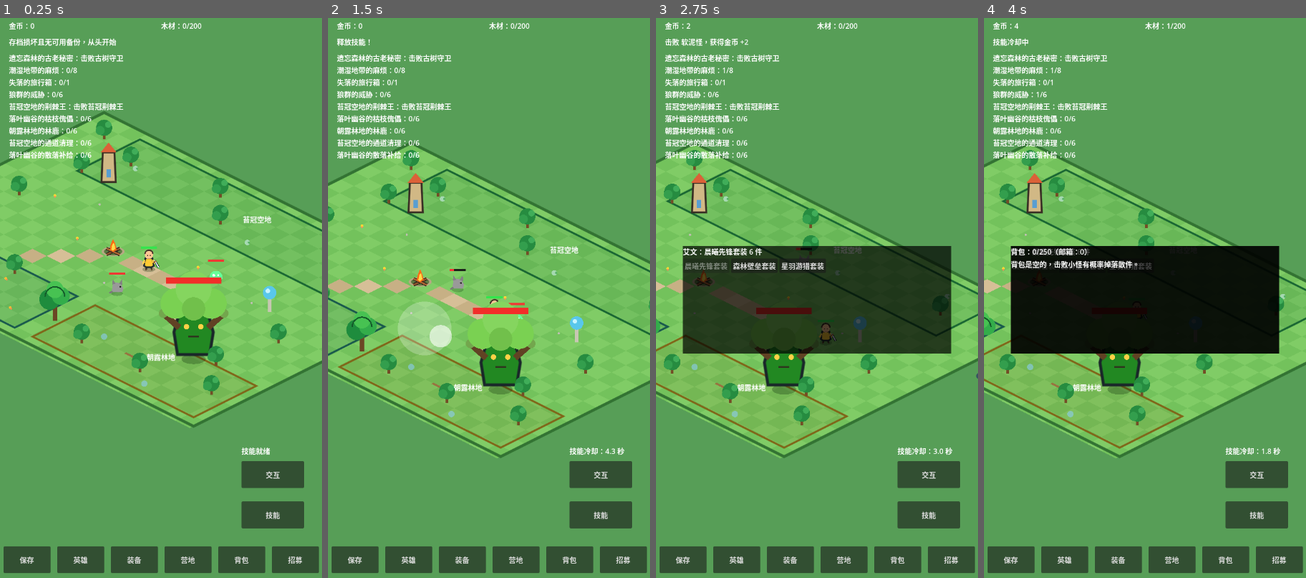
Above: before the commit, frames 1-4 (left to right).
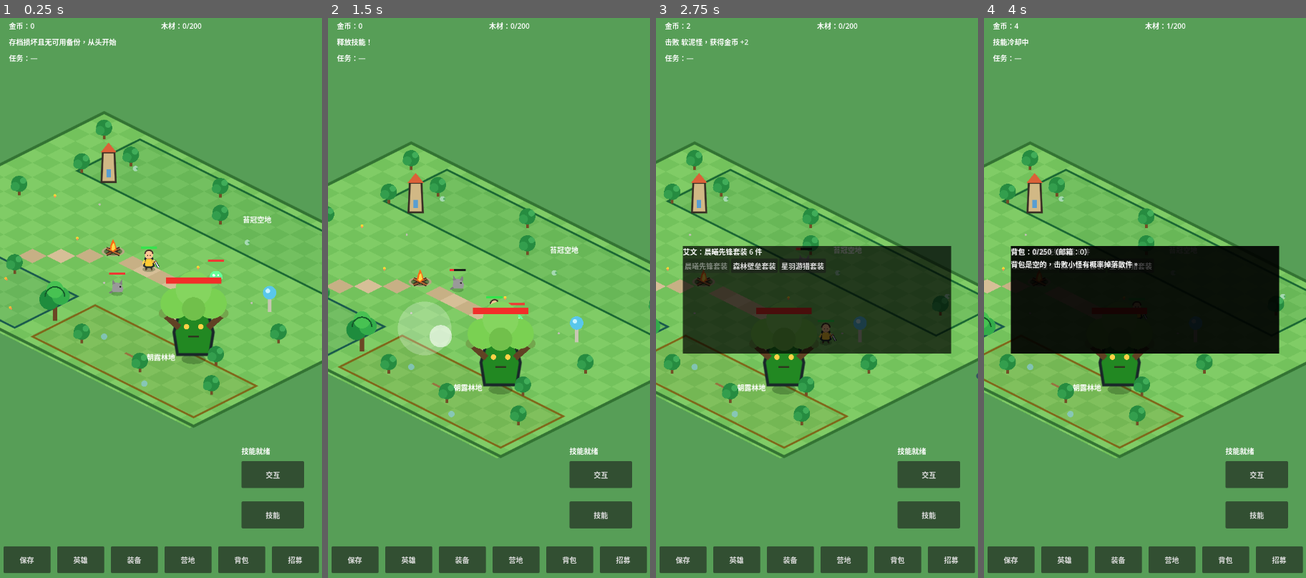
Above: after the commit, the same moments.

Repository: oneyi53/game
Game: Godot game, scene res://scenes/main.tscn
Two runs of this game, one before a commit and one after it. Both use one fixed random seed, a clock stepped at 60 frames per second and the inputs below.
Inputs (mouse positions are in pixels of both pictures, inside the frame that each line leads up to):
- Up to frame 1 (0.25 s): no input
- Up to frame 2 (1.5 s): tap Enter at 0.5 s; move the mouse to (559, 270) at 0.52 s; hold Right (ui_right) 0.53-1.25 s; tap E at 0.6 s; click (559, 270) at 0.67 s; tap Space at 0.77 s; drag from (424, 326) to (598, 410) at 1.27 s
- Up to frame 3 (2.75 s): move the mouse to (849, 174) at 2.02 s; hold Right (ui_right) from 2.03 s (still down); tap Q at 2.1 s
- Up to frame 4 (4 s): release Right (ui_right) at 2.75 s; drag from (1128, 415) to (1048, 214) at 2.77 s; move the mouse to (1241, 387) at 3.52 s; hold Left (ui_left) from 3.53 s (still down); tap B at 3.6 s; tap Space at 3.77 s

The runs differ from the first frame. In frame 1, 1.8% of the frame differs, in the area x 2-39%, y 6-26%; in frame 2, 1.9%, in the area x 2-92%, y 6-78%; in frame 3, 1.9%; in frame 4, 1.9%.
Error after the commit: Trying to assign value of type 'Label' to a variable of type 'RichTextLabel'. (res://scripts/ui/hud.gd:16)

Commit message:
ui: add collapsible grouped quest tracker

Diff:
--- a/scripts/ui/hud.gd
+++ b/scripts/ui/hud.gd
@@ -13,7 +13,10 @@
 @onready var gold_label: Label = $GoldLabel
 @onready var wood_label: Label = $WoodLabel
 @onready var message_label: Label = $MessageLabel
-@onready var quest_label: Label = $QuestLabel
+@onready var quest_label: RichTextLabel = $QuestLabel
+@onready var quest_toggle_button: Button = $QuestToggleButton
+var quest_text_full: String = ""
+var quest_expanded: bool = true
 @onready var skill_button: Button = $SkillButton
 @onready var interact_button: Button = $InteractButton
 @onready var save_button: Button = $SaveButton
@@ -33,6 +36,8 @@
     camp_button.pressed.connect(_on_camp_button_pressed)
     backpack_button.pressed.connect(_on_backpack_button_pressed)
     recruit_button.pressed.connect(_on_recruit_button_pressed)
+    quest_toggle_button.pressed.connect(_on_quest_toggle_pressed)
+    _apply_quest_display()
 
 func set_gold(amount: int) -> void:
     gold_label.text = "金币：" + str(amount)
@@ -41,7 +46,34 @@
     wood_label.text = "木材：" + str(amount) + "/" + str(cap)
 
 func set_quest_text(text: String) -> void:
-    quest_label.text = text
+    quest_text_full = text
+    _apply_quest_display()
+
+func _apply_quest_display() -> void:
+    if quest_label == null or quest_toggle_button == null:
+        return
+    quest_label.clear()
+    if not quest_expanded:
+        quest_label.append_text("[b]任务追踪[/b]")
+        quest_toggle_button.text = "展开"
+        return
+    var active_lines: Array[String] = []
+    var completed_lines: Array[String] = []
+    for line in quest_text_full.split("\n", false):
+        if str(line).contains("：已完成"):
+            completed_lines.append(str(line))
+        elif str(line) != "":
+            active_lines.append(str(line))
+    quest_label.append_text("[b]任务追踪[/b]\n")
+    for line in active_lines:
+        quest_label.append_text("• " + line + "\n")
+    for line in completed_lines:
+        quest_label.append_text("[color=#aab2a0]✓ " + line + "[/color]\n")
+    quest_toggle_button.text = "收起"
+
+func _on_quest_toggle_pressed() -> void:
+    quest_expanded = not quest_expanded
+    _apply_quest_display()
 
 func show_message(text: String) -> void:
     message_label.text = text
